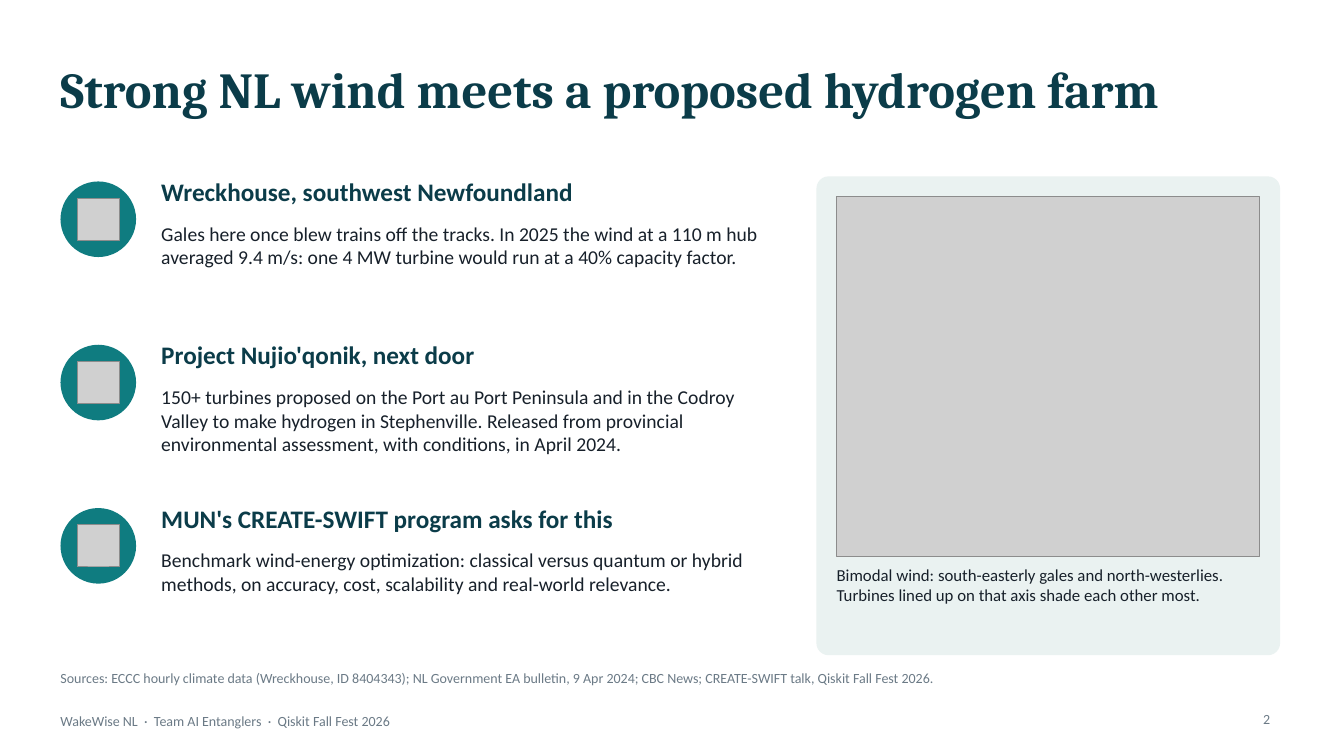
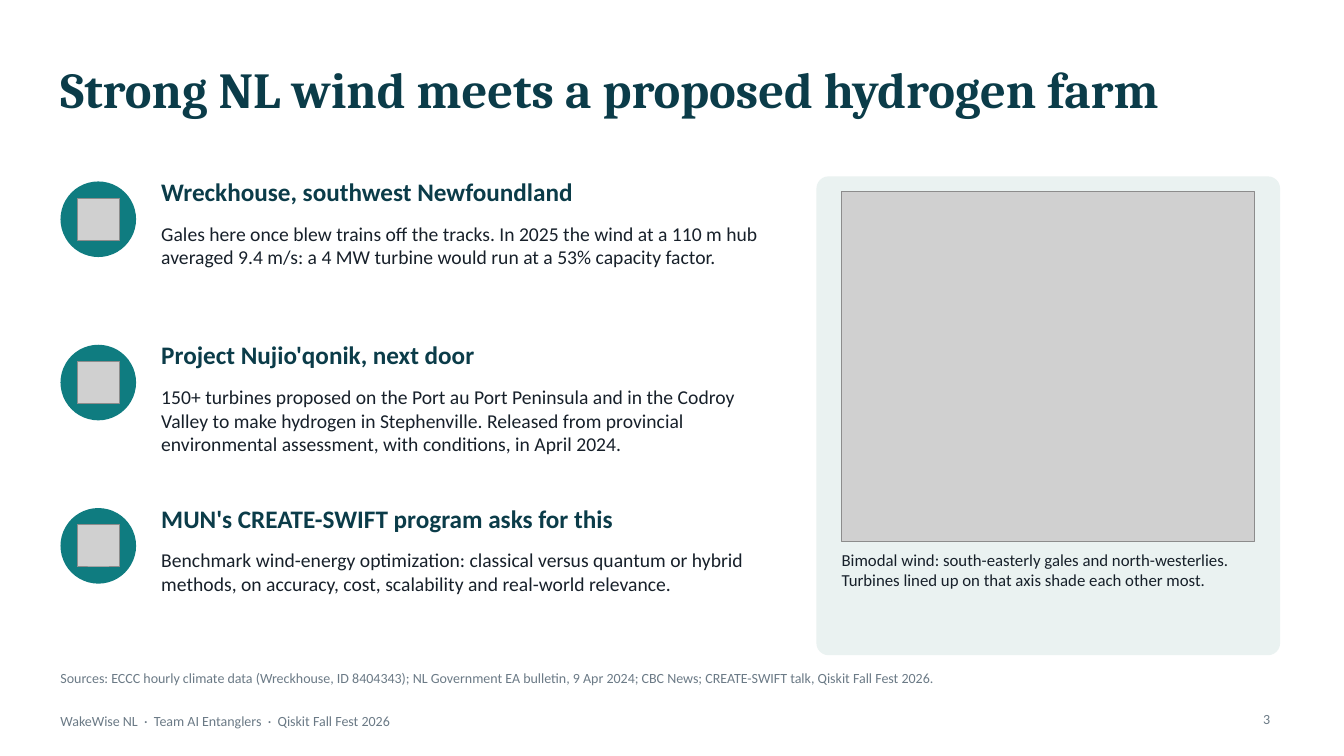
Before and after one commit to mrw-soumik/Qiskit-AI-Entanglers-, a slide deck: slide 3 of slides/WakeWise_NL_AI_Entanglers.pptx (slide 2 before the commit). Drawn at 1344x756 pixels with LibreOffice and Linux fonts; fonts in the diff are those of the drawing; grey boxes stand for pictures. Boxes give left, top, right and bottom in pixels: in the first picture for what was removed or moved away, otherwise in the second. Text is boxed around its words. In the diff, an @@ line names an element or a change of style, - is before the commit and + after.

```diff
--- a/slides/WakeWise_NL_AI_Entanglers.pptx
+++ b/slides/WakeWise_NL_AI_Entanglers.pptx
@@ picture resized from (x1=837, y1=197, x2=1260, y2=557) to (x1=842, y1=192, x2=1255, y2=541) @@
@@ text at (x1=161, y1=227, x2=757, y2=268): text changed @@
-Gales here once blew trains off the tracks. In 2025 the wind at a 110 m hub averaged 9.4 m/s: one 4 MW turbine would run at a 40% capacity factor.
+Gales here once blew trains off the tracks. In 2025 the wind at a 110 m hub averaged 9.4 m/s: a 4 MW turbine would run at a 53% capacity factor.
@@ text "Bimodal wind: south-easterly gales and ..." moved from (x1=837, y1=569, x2=1223, y2=604) to (x1=842, y1=554, x2=1228, y2=589) @@
```
Also in this commit, not shown: 10 other slides changed, 2 slides added, 11 other files.
